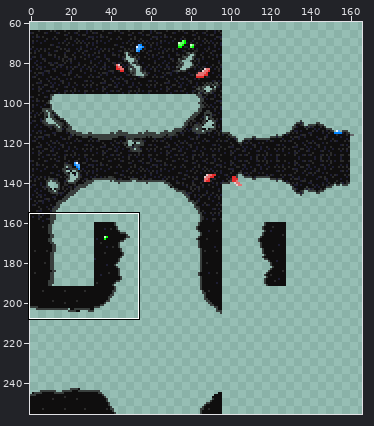
A sprite sheet gets an edit: CasaDesDiamantes/sprites/caveBackgroundTiles_spr/layers/20d81cce-d4a2-4010-bc25-e89a299fd01b/6e7e754c-65ea-4434-a93a-3a674bf6517b.png. The first picture is a wide view before the edit; the outline marks the close-up.
Close-up. First the earlier version:
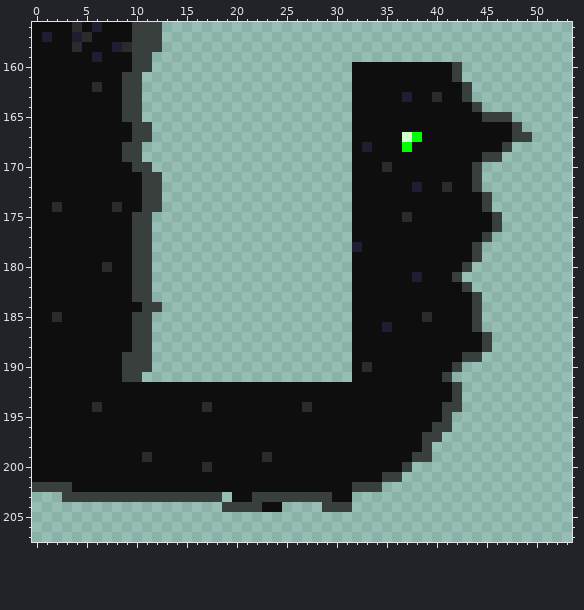
The file is 256x256 pixels. Colours within 5 levels of each other are drawn and written as one. Shown: x 0..53, y 156..207. The wide view leaves out empty margins. The commit also changed other parts of the picture, which this record leaves out.
Once edited:
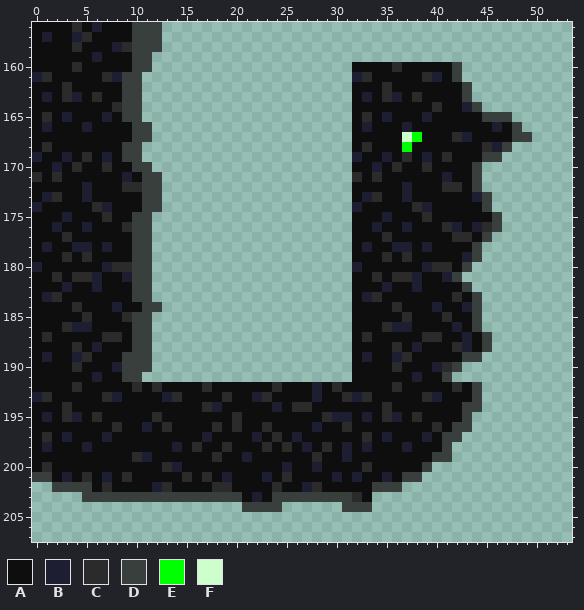
Palette (. is transparent): A #0f0e0e  B #1e1e33  C #2b2b2b  D #393f3d  E #00ff00  F #ccffcc
Edits made:
y 160: x 4 A -> C; x 36 A -> C
y 161: x 0..1 AA -> BC; x 7..8 AA -> CB; x 32..33 AA -> BC; x 39..40 AA -> CB
y 162: x 3 A -> C; x 6 C -> A; x 35 A -> C
y 163: x 1 A -> B; x 3..4 AA -> CB; x 6 A -> C; x 33 A -> B; x 35..38 AABA -> CBAC; x 40 C -> A
y 164: x 8 A -> C; x 40 A -> C; x 43 A -> B
y 165: x 1 A -> C; x 3 A -> B; x 7 A -> B; x 33 A -> C; x 35 A -> B; x 39 A -> B
y 166: x 1 A -> B; x 5 A -> B; x 33 A -> B; x 37 A -> B; x 46 A -> B
y 167: x 42..43 AA -> CB
y 168: x 1 A -> C; x 33 B -> C; x 45..46 AA -> CB
y 169: x 0 A -> B; x 3 A -> B; x 5 A -> C; x 7 A -> B; x 32 A -> B; x 35 A -> B; x 37 A -> C; x 39 A -> B; x 41 A -> C
y 170: x 2 A -> B; x 4 A -> C; x 7 A -> C; x 34..36 ACA -> BAC; x 39 A -> C
y 171: x 0 A -> C; x 2 A -> C; x 9 A -> B; x 32 A -> C; x 34 A -> C; x 41 A -> B
y 172: x 5 A -> B; x 9..10 AA -> CC; x 37..38 AB -> BA; x 42 A -> C
y 173: x 1..2 AA -> BC; x 5 A -> B; x 33..34 AA -> BC; x 37 A -> B; x 44 A -> B
y 174: x 0 A -> B; x 2 C -> A; x 6..8 AAC -> CBA; x 32 A -> B; x 38..39 AA -> CB
y 175: x 3 A -> B; x 7 A -> C; x 35 A -> B; x 37 C -> A; x 39 A -> C
y 176: x 2 A -> B; x 5 A -> B; x 9 A -> C; x 34 A -> B; x 37 A -> B; x 41..42 AA -> CB; x 44..45 AA -> BC
y 177: x 3 A -> C; x 35 A -> C; x 42..43 AA -> CC
y 178: x 1 A -> B; x 4..5 AA -> BB; x 7 A -> B; x 32..33 BA -> AB; x 36..37 AA -> BB; x 39 A -> B
y 179: x 3 A -> C; x 5 A -> C; x 35 A -> C; x 37 A -> C; x 43 A -> B
y 180: x 0 A -> B; x 7..9 CAA -> BCC; x 32 A -> B; x 39..41 AAA -> BCC
y 181: x 2 A -> C; x 4..6 AAA -> CCB; x 9 A -> B; x 34 A -> C; x 36..37 AA -> CC; x 41 A -> B
y 182: x 3 A -> B; x 6 A -> B; x 35 A -> B; x 38 A -> B
y 183: x 1..2 AA -> BC; x 33..34 AA -> BC; x 42 A -> C
y 184: x 4 A -> C; x 8 A -> B; x 36 A -> C; x 40 A -> B; x 43 A -> B
y 185: x 2 C -> A; x 5 A -> C; x 9 A -> C; x 37 A -> C; x 39 C -> A; x 41 A -> C
y 186: x 3..5 AAA -> CBB; x 35..37 BAA -> CBB; x 42 A -> B
y 187: x 1 A -> C; x 7..8 AA -> CC; x 33 A -> C; x 39..40 AA -> CC; x 43 A -> B
y 188: x 4 A -> C; x 6 A -> B; x 36 A -> C; x 38 A -> B; x 42..43 AA -> CB
y 189: x 1 A -> B; x 4..5 AA -> BC; x 33 A -> B; x 36..37 AA -> BC
y 190: x 4 A -> C; x 8 A -> B; x 33 C -> A; x 36 A -> C; x 40..41 AA -> BC
y 191: x 6 A -> B; x 38 A -> B
y 192: x 4 A -> C; x 10 A -> C; x 12 A -> C; x 17 A -> C; x 24 A -> C; x 28 A -> B; x 30 A -> C; x 36 A -> C; x 42..44 D.. -> CAD
y 193: x 0..1 AA -> BC; x 7..8 AA -> CB; x 13..14 AA -> BC; x 19 A -> C; x 22..23 AA -> BC; x 28 A -> B; x 31..33 AAA -> CBC; x 39..40 AA -> CB; x 42..44 D.. -> AAD
y 194: x 3 A -> C; x 6 C -> A; x 18 A -> B; x 24 A -> B; x 26 A -> C; x 35 A -> C; x 41..44 DD.. -> AADD
y 195: x 1 A -> B; x 3..4 AA -> CB; x 6 A -> C; x 12 A -> C; x 20 A -> C; x 29..31 AAA -> CBB; x 33 A -> B; x 35..36 AA -> CB; x 38 A -> C; x 41..43 D.. -> AAD
y 196: x 8 A -> C; x 11 A -> B; x 13 A -> C; x 18 A -> C; x 20 A -> C; x 23 A -> C; x 28 A -> B; x 31 A -> C; x 40..43 DD.. -> CADD
y 197: x 1 A -> C; x 3 A -> B; x 7 A -> B; x 17 A -> B; x 22 A -> B; x 24 A -> C; x 26 A -> B; x 33 A -> C; x 35 A -> B; x 39..42 DD.. -> BADD
y 198: x 1 A -> B; x 5 A -> B; x 14 A -> B; x 16 A -> C; x 19 A -> C; x 23 A -> C; x 25 A -> C; x 27 A -> B; x 29 A -> C; x 31 A -> B; x 33 A -> B; x 37 A -> B; x 39..41 D.. -> AAD
y 199: x 10..11 AC -> CB; x 18 A -> C; x 21 A -> B; x 23 C -> A; x 28 A -> C; x 31 A -> B; x 38..41 DD.. -> AADD
y 200: x 1 A -> C; x 13..14 AA -> CB; x 17 C -> A; x 25 A -> B; x 28 A -> B; x 33 A -> C; x 37..39 D.. -> AAD
y 201: x 0..1 AA -> DD; x 3 A -> B; x 5 A -> C; x 7 A -> B; x 9 A -> C; x 15 A -> C; x 17 A -> C; x 19 A -> B; x 23 A -> B; x 25 A -> C; x 30 A -> B; x 32 A -> B; x 35..38 DD.. -> BADD
y 202: x 0..1 DD -> ..; x 4..5 AA -> DD; x 7 A -> C; x 12..13 AA -> BC; x 18..19 AA -> CC; x 24 A -> C; x 27..28 AA -> BC; x 32..33 DD -> AA; x 35..36 .. -> DD
y 203: x 3..4 DD -> ..; x 19..20 .A -> DD; x 22..23 DD -> BA; x 30..33 AA.. -> DDCA
y 204: x 19..20 DD -> ..; x 23..24 AA -> DD; x 29..30 DD -> ..; x 32..33 .. -> DD
